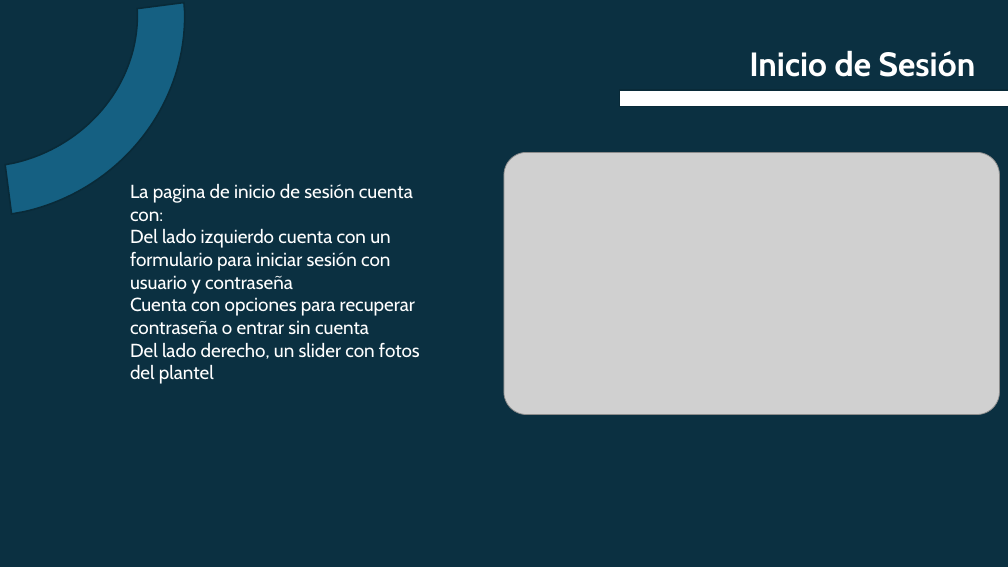
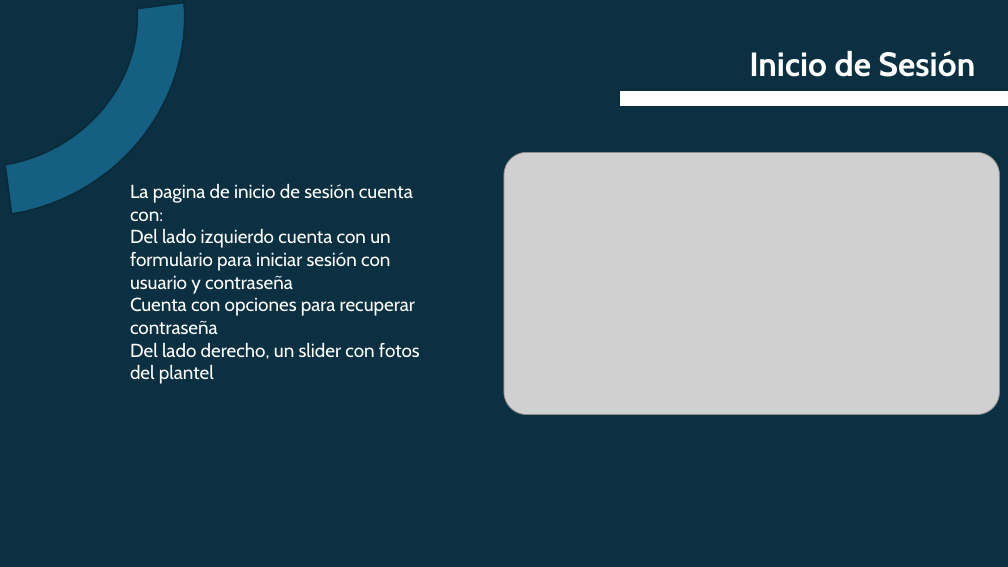
Before and after one commit to edgarreyesquevedo-dotcom/TrabajoWeb, a slide deck: slide 2 of Expo WEB.pptx. Drawn at 1008x567 pixels with LibreOffice and Linux fonts; fonts in the diff are those of the drawing; grey boxes stand for pictures. Boxes give left, top, right and bottom in pixels: in the first picture for what was removed or moved away, otherwise in the second. Text is boxed around its words. In the diff, an @@ line names an element or a change of style, - is before the commit and + after.

```diff
--- a/Expo WEB.pptx
+++ b/Expo WEB.pptx
@@ text at (130,297,415,335): text changed @@
-Cuenta con opciones para recuperar contraseña o entrar sin cuenta
+Cuenta con opciones para recuperar contraseña
```
Also in this commit, not shown: 1 other file.
